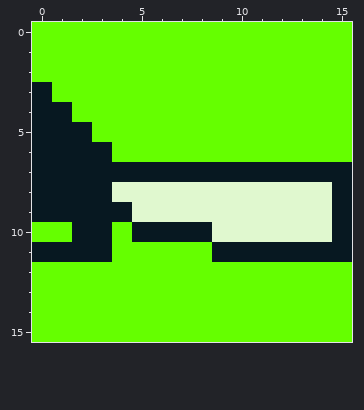
Two states of a pixel-art file, aesprite/leg_pt.aseprite. The picture above is the old version.
16x16 pixels, 1 frame.
After:
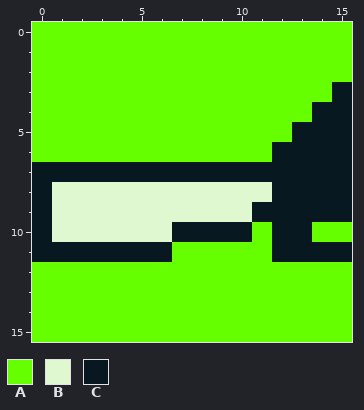
Palette (. is transparent): A #65ff00  B #e0f8cf  C #071821
From old to new:
Colour B becomes colour A in row 10 at x 11 and 14.
Colour C becomes colour A in row 3 at x 0; in row 4 at x 0 to 1; in row 5 at x 0 to 2; in row 6 at x 0 to 3; in row 10 at x 15; in row 11 at x 9 to 11.
Colour A becomes colour B in row 10 at x 1 and 4.
Colour C becomes colour B in row 8 at x 1 to 3; in row 9 at x 1 to 4; in row 10 at x 2 to 3 and 5 to 6.
Colour A becomes colour C in row 3 at x 15; in row 4 at x 14 to 15; in row 5 at x 13 to 15; in row 6 at x 12 to 15; in row 10 at x 0; in row 11 at x 4 to 6.
Colour B becomes colour C in row 8 at x 12 to 14; in row 9 at x 11 to 14; in row 10 at x 9 to 10 and 12 to 13.
Changed places in both pictures, as pixel boxes (x1, y1, x2, y2):
changed: (32, 82, 352, 262)
